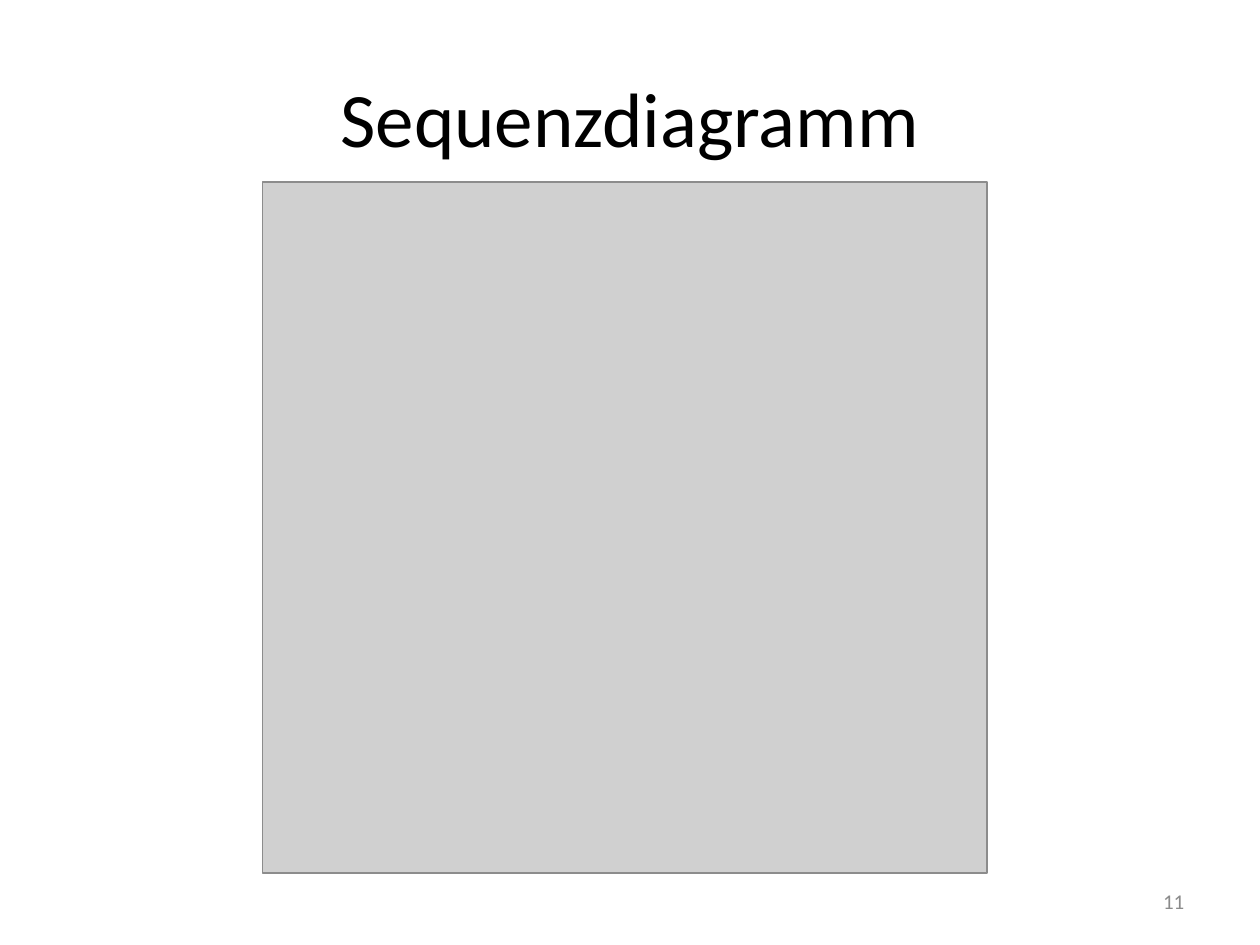
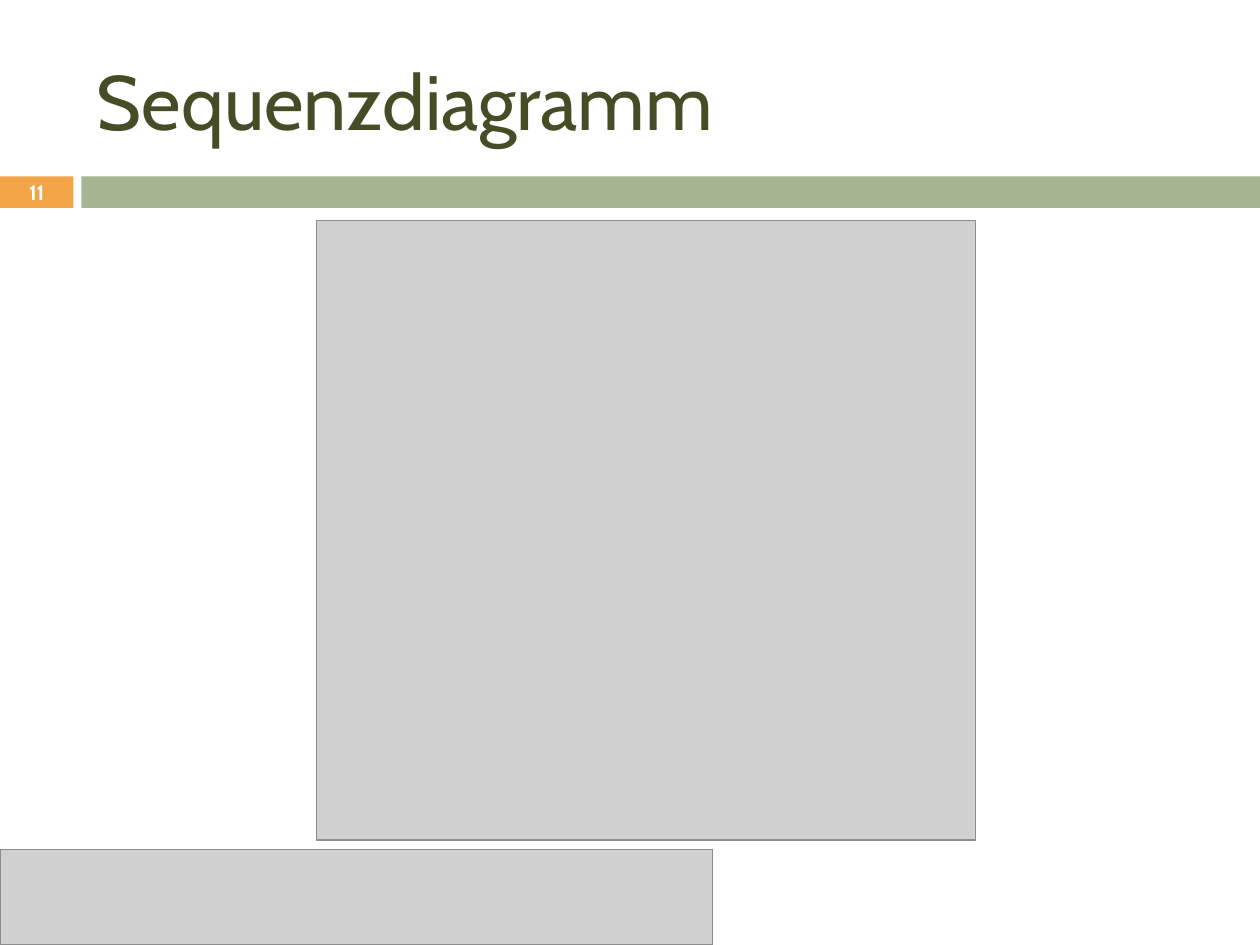
Before and after one commit to janhelmle/weiterbildung_fachinformatiker_ihk_projektantrag, a slide deck: slide 11 of praesentation/Projektpräsentation.pptx. Drawn at 1260x945 pixels with LibreOffice and Linux fonts; fonts in the diff are those of the drawing; grey boxes stand for pictures. Boxes give left, top, right and bottom in pixels: in the first picture for what was removed or moved away, otherwise in the second. Text is boxed around its words. In the diff, an @@ line names an element or a change of style, - is before the commit and + after.

```diff
--- a/praesentation/Projektpräsentation.pptx
+++ b/praesentation/Projektpräsentation.pptx
@@ title "Sequenzdiagramm": place and size @@
-title "Sequenzdiagramm" at (340,93,918,161)
+title "Sequenzdiagramm" at (97,72,713,147)
@@ title "Sequenzdiagramm" at (97,72,713,147): font Calibri to Cabin, text colour #000000 to #444D26; alignment centre to left @@
@@ page number: place and size @@
-page number at (1163,895,1184,909)
+page number at (29,185,44,200)
@@ page number at (29,185,44,200): size 12 to 11.9 pt, font Calibri to Cabin, text colour #8C8C8C to #FFFFFF, bold on; alignment right to centre @@
@@ rectangle added at (0,176,73,208), fill #F3A447 @@
@@ rectangle added at (82,176,1260,208), fill #A5B592 @@
@@ picture: place and size @@
-picture at (263,181,988,873)
+picture at (316,220,975,840)
@@ picture added at (0,849,713,945) @@
```
Also in this commit, not shown: 16 other slides changed, 1 other file.
